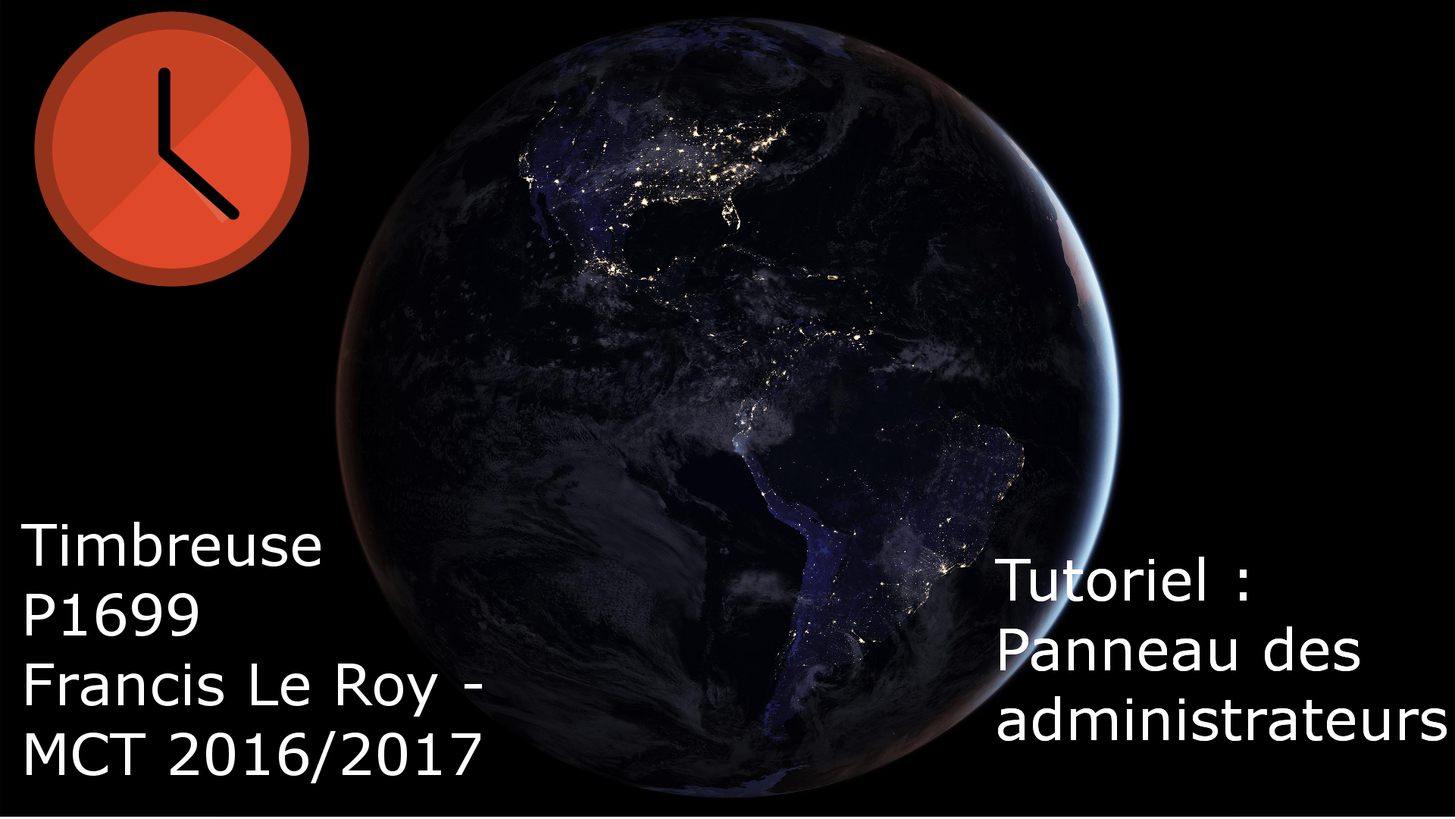
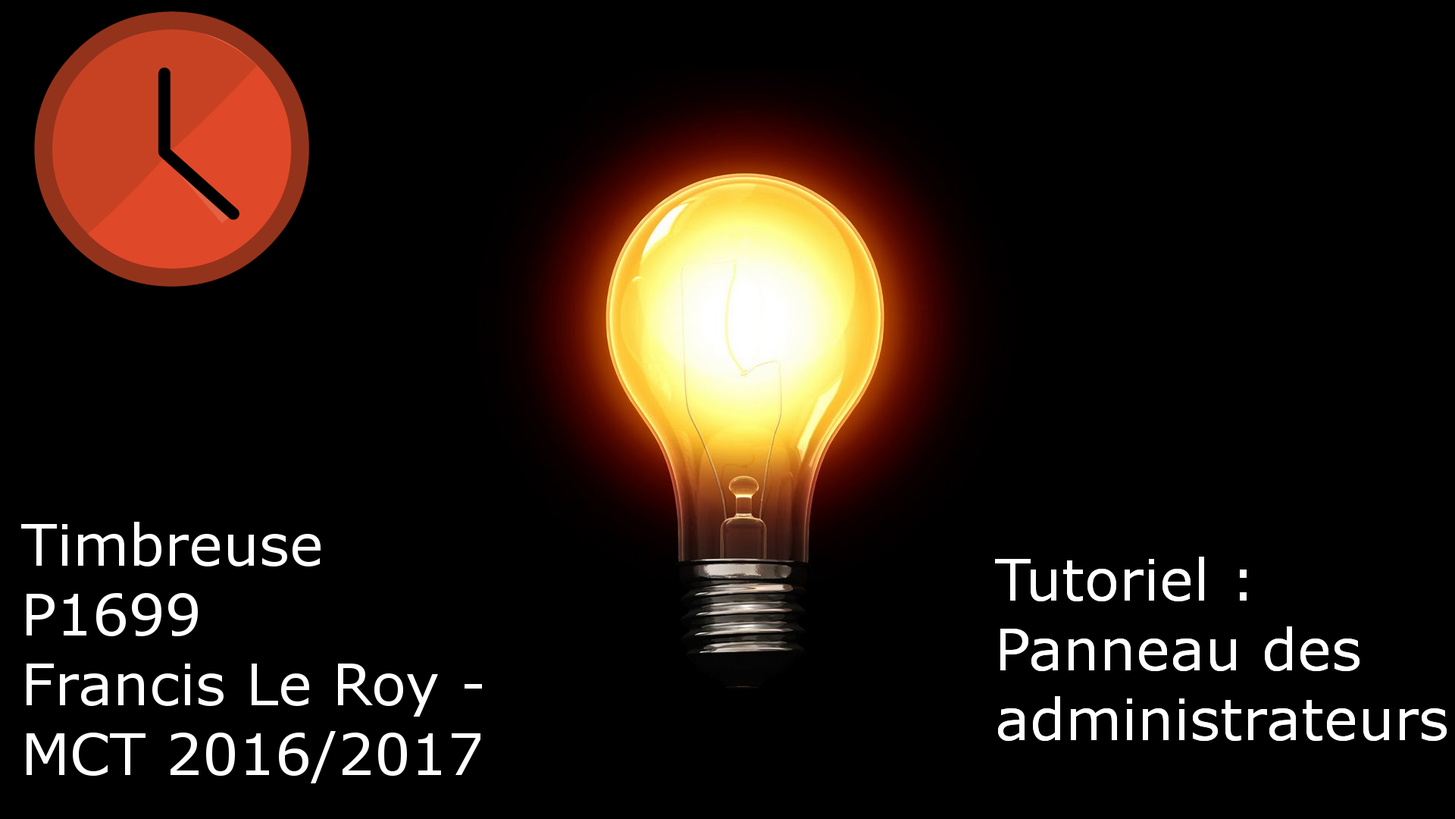
The second w=1455, h=819 image is a revision of the first. Changes to its layers:
removed layer "big_2c23e142d9c4b2fa4db14725b7f512ce7953c4a2.jpg" over bbox(0, 0, 1455, 817)
removed layer "Arrière-plan" over bbox(0, 0, 1455, 819)
added layer "LightBulb.jpg" above "Calque" over bbox(333, 21, 1128, 798)
added layer "Calque" over bbox(0, 0, 1455, 819)
